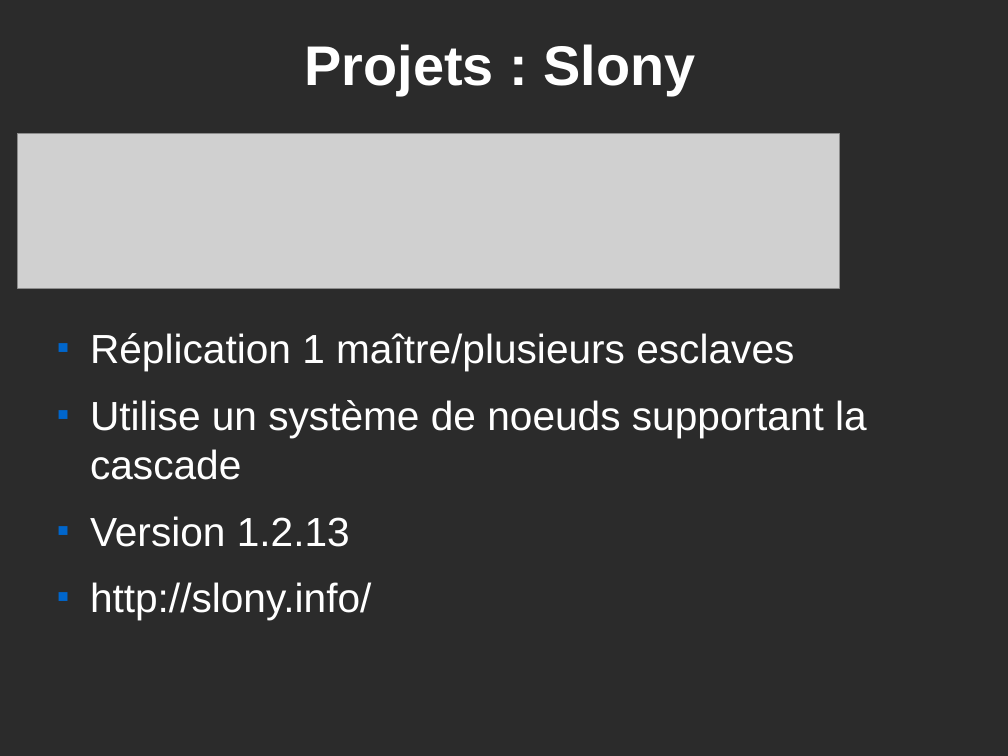
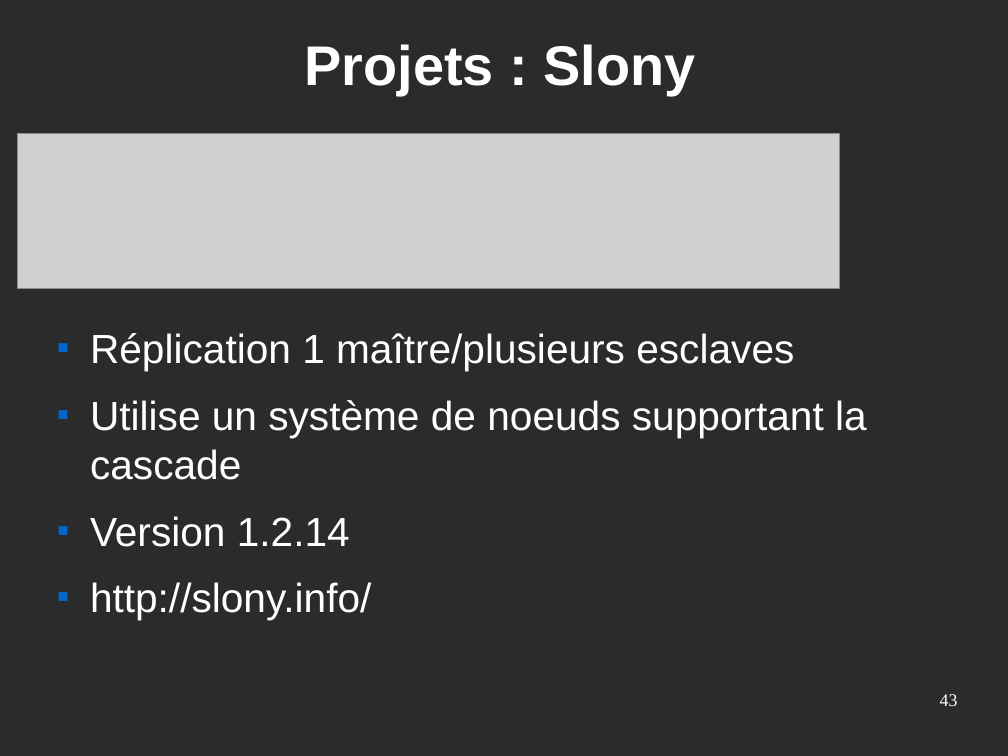
Before and after one commit to postgresqlfr/pgfr_materials, a slide deck: slide 43 of advocacy/trunk/confs/presentationPG.odp. Drawn at 1008x756 pixels with LibreOffice and Linux fonts; fonts in the diff are those of the drawing; grey boxes stand for pictures; background and template pictures are left out; a plain dark background stands for a picture behind light text. Boxes give left, top, right and bottom in pixels: in the first picture for what was removed or moved away, otherwise in the second. Text is boxed around its words. In the diff, an @@ line names an element or a change of style, - is before the commit and + after.

```diff
--- a/advocacy/trunk/confs/presentationPG.odp
+++ b/advocacy/trunk/confs/presentationPG.odp
@@ text at [90,516,350,547]: text changed @@
-■ Version 1.2.13
+■ Version 1.2.14
@@ page number added at [940,694,958,706], 14 pt, text #FFFFFF @@
+43
```
Also in this commit, not shown: 50 other slides changed, 1 other file.
